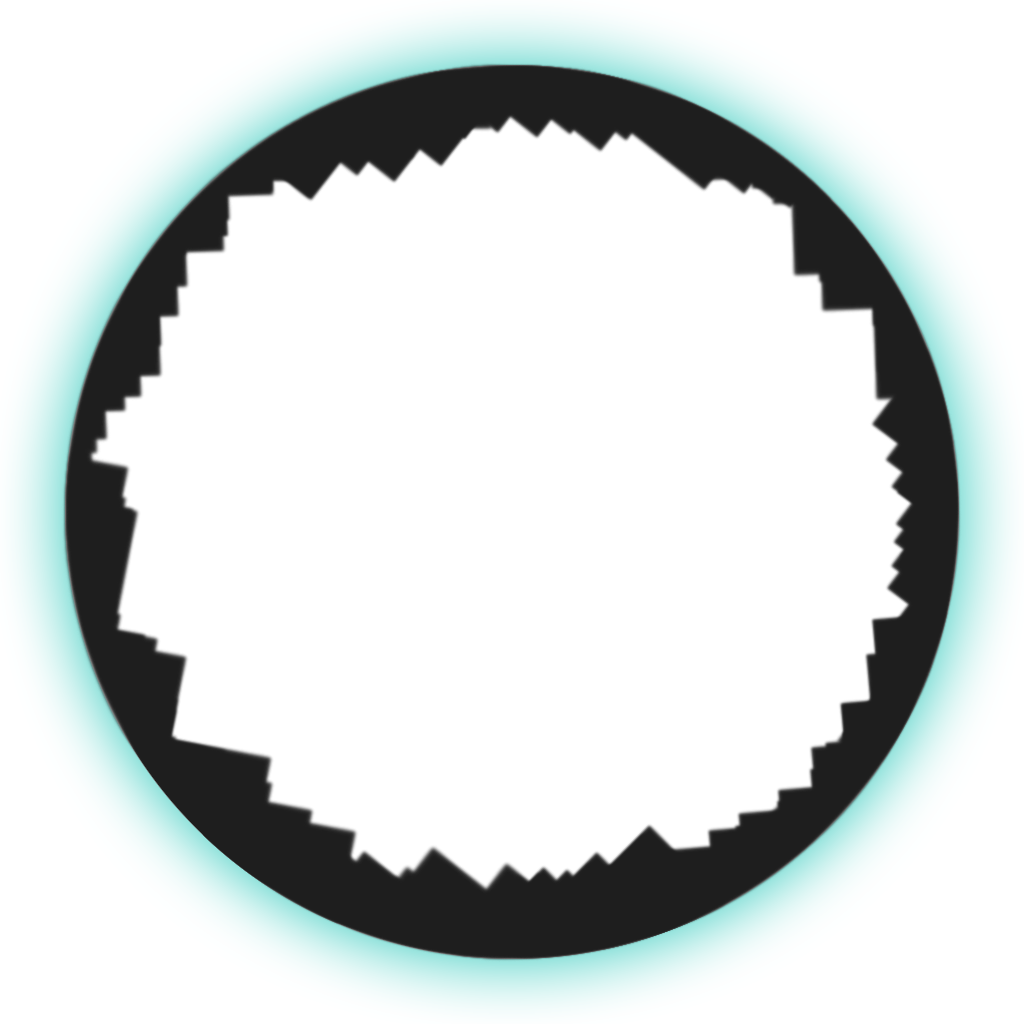
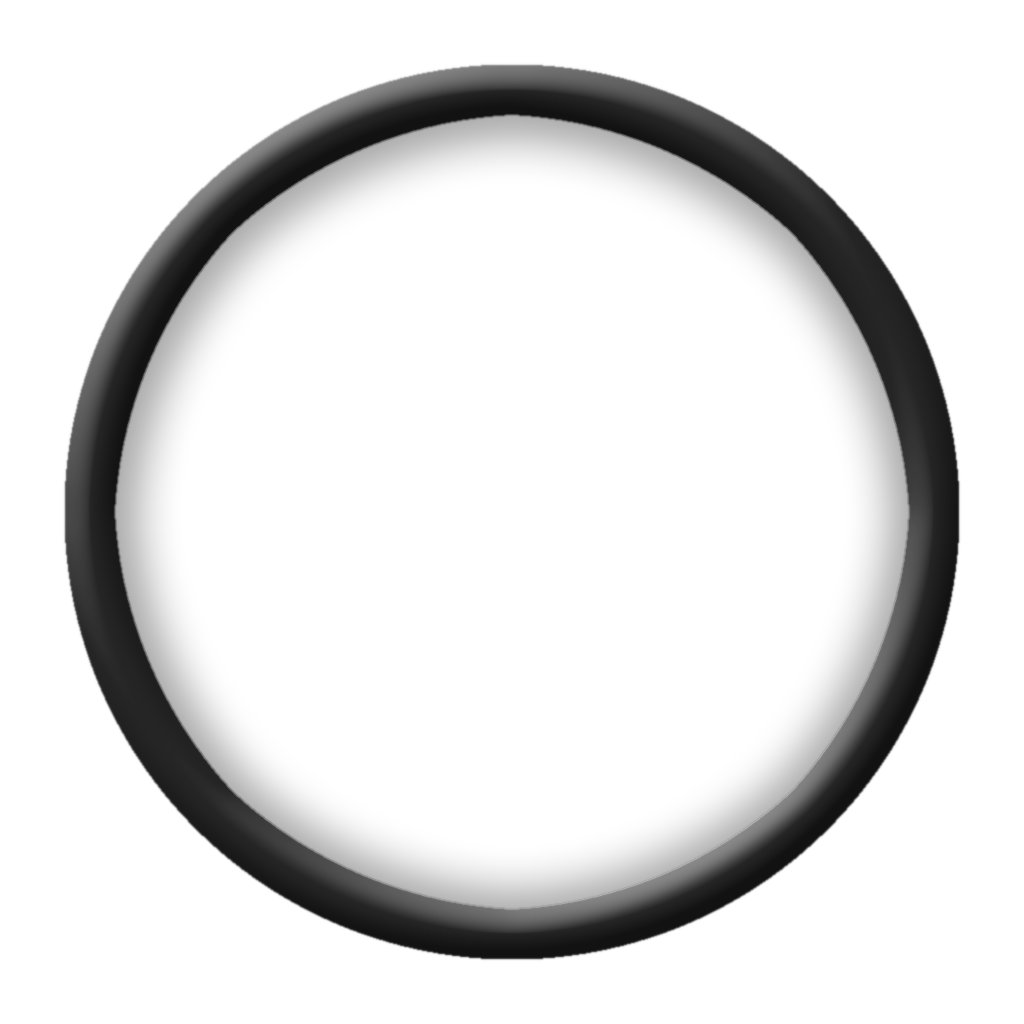
Revision of a layered 1024 x 1024 image; what changed, layer by layer:
hid "Layer 3" over (61, 61, 962, 962)
added layer "Layer 2 copy 2" above "Layer 2" over (62, 62, 962, 962)
painted on "Layer 2" over (65, 65, 959, 959)
